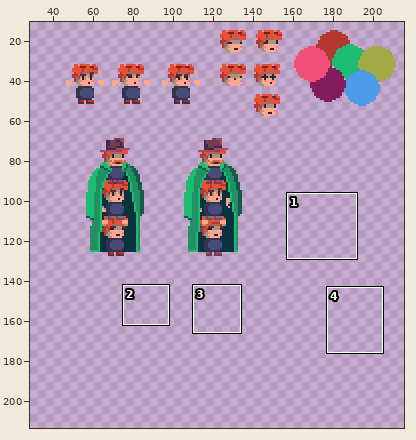
Pixel-art file: Assets/Sprites/Design Document.ase. Above, an overview of the earlier version with the close-up marked.
Close-up. Old version:
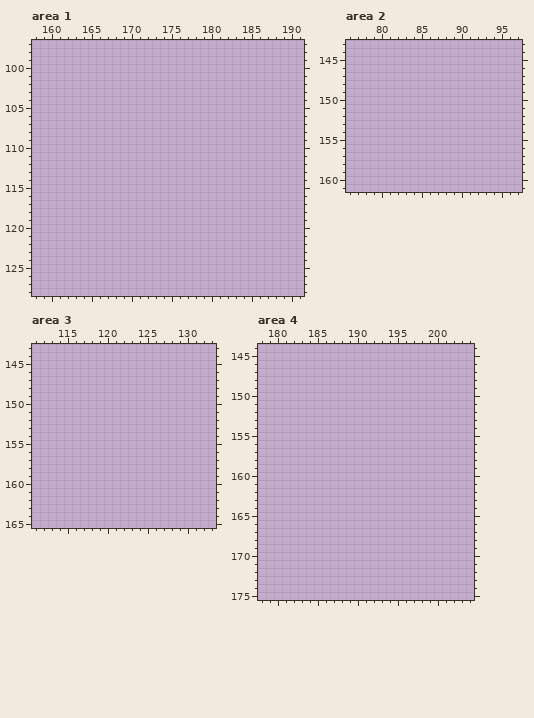
256x256 pixels, 1 frame. Shown: area 1: x 158..191, y 97..128; area 2: x 76..97, y 143..161; area 3: x 111..133, y 143..165; area 4: x 178..204, y 144..175. The wide view leaves out empty margins. The commit also changed other parts of the picture, which this record leaves out.
The result:
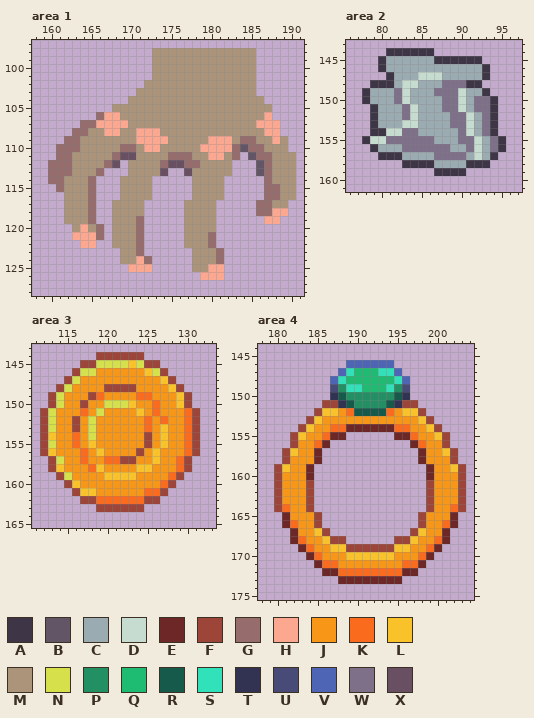
Palette (. is transparent): A #3e3546  B #625565  C #9babb2  D #c7dcd0  E #6e2727  F #9e4539  G #966c6c  H #fca790  J #f79617  K #fb6b1d  L #f9c22b  M #ab947a  N #d5e04b  P #239063  Q #1ebc73  R #165a4c  S #30e1b9  T #323353  U #484a77  V #4d65b4  W #7f708a  X #694f62
Difference:
Changed rows in their new state; - is an unchanged pixel.
Area 1, layer "back":
first column x 160:
 98 -------------MMMMMMMMMMMMM-----
 99 -------------MMMMMMMMMMMMM-----
100 -------------MMMMMMMMMMMMM-----
101 -------------MMMMMMMMMMMMM-----
102 ------------MMMMMMMMMMMMMM-----
103 -----------MMMMMMMMMMMMMMM-----
104 ----------MMMMMMMMMMMMMMMMM----
105 --------MMMMMMMMMMMMMMMMMMMM---
106 ------GHHMMMMMMMMMMMMMMMMMMH---
107 ----GGHHHHMMMMMMMMMMMMMMMMHHH--
108 ---GGMMHHMMHHHMMMMMMMMMMMMMHH--
109 --GGMMMMMMMHHHHMMMMMHHHMGGMMHM-
110 -GGGMMMMMGGMHHMMMMMHHHHGBGGMMM-
111 -GGMMMMMGXXMMMMGGGMMHHMG-BGGMMM
112 GGGMMMMGX-MMMMGXXGGMMMM---BGMMM
113 GGGMMMG---MMMMX--XMMMMM---BGMMM
114 GGMMMG---MMMM-----MMMM-----GMMM
115 -GMMMG---MMMM-----MMMM-----GGMM
116 --MMMG---MMMM-----MMMM-----GGMM
117 --MMMG--MMMM-----MMMM-----GGMM-
118 --MMMG--MMMM-----MMMM-----GGHH-
119 --MMMG--MMMG-----MMMM------HH--
120 ---MHMG-MMMG-----MMMM----------
121 ---HHHG-MMMG-----MMMG----------
122 ----HH--MMMG-----MMMG----------
123 ---------MMG------MMMG---------
124 ---------MMHG-----MMMG---------
125 ----------HHH-----MMHH---------
126 -------------------HHH---------
Area 2, layer "back":
first column x 78:
144 ---AAAAAA---------
145 --ACCCCCCAAAAAA---
146 --ACCCCCCCCCCCCA--
147 ---ACCCDDDCCCCCA--
148 -AAACDDCCCWWWAA---
149 ACCCWDCCCWWWDCCA--
150 ACCCWDCCCCWWDCWWA-
151 -ACCCWDCCCWWDCWWA-
152 -ACCCWDCCCCWWDCWA-
153 -ACCCDDCCCCWWDCWA-
154 -AADDWWCCCCCWDCWA-
155 ADDWWWWWWCCCWWDCWA
156 -ACCCWWWWWWCCWDCWA
157 --AAACCCCWWWWCDCA-
158 -----AAAACCCCAAA--
159 ---------AAAA-----
Area 3, layer "back":
first column x 112:
144 -------FFFFFF-------
145 -----FFNNNNLNFF-----
146 ----FNNJJJJJJLNF----
147 ---FNJJJJJJJJJJLF---
148 --FNJJJJFFFFJJJJLF--
149 -FNJJJFKJJJJKKJJJLF-
150 -FNJJFJJNNNLJJKJJLF-
151 FNJJJKJNJJJJLJKJJJKF
152 FNJJFJNJJJJJJKJKJJKF
153 FNJJFJNJJJJJJKJLJJKF
154 FLJJKJNJJJJJJFJLJJKF
155 FNJJKJLJJJJJJFJLJJKF
156 FLJJJKJLJJJJFJLJJJKF
157 -FNJJKJJKKFFJJLJJKF-
158 -FLJJJKLJJJJLLJJJKF-
159 --FNJJJJLLLLJJJJKF--
160 ---FLJJJJJJJJJJKF---
161 ----FLLJJJJJJKKF----
162 -----FFKKKKKKFF-----
163 -------FFFFFF-------
Area 4, layer "back":
first column x 180:
146 ---------VVVVVV---------
147 --------VSQQQSSV--------
148 -------VSQQQQQQSV-------
149 -------UPSSQQQSPU-------
150 -------TRPPPPPPRT-------
151 ------FFTRPPPPRTFF------
152 -----FLLJKRRRRKJLLF-----
153 ----FLJJJJJJJJJJJJLF----
154 ---FLJJKKEEEEEEKKJJLF---
155 --FLJJKEE------EEKJJLF--
156 --FJJKE----------EKJJF--
157 -FLJJE------------EJJLF-
158 -FJJJE------------EJJJF-
159 FLJJE--------------EJJLF
160 FJJJE--------------EJJJF
161 FJJJF--------------FJJJF
162 FJJJF--------------FJJJF
163 FJJJF--------------FJJJF
164 FKJJF--------------FJJKF
165 -EJJJF------------FJJJE-
166 -EKJJF------------FJJKE-
167 --EJJLF----------FLJJE--
168 --EKJJLFF------FFLJJKE--
169 ---EKJJLLFFFFFFLLJJKE---
170 ----EKJJJLLLLLLJJJKE----
171 -----EKKJJJJJJJJKKE-----
172 ------EEKKKKKKKKEE------
173 --------EEEEEEEE--------
Where, in picture pixels (left, top, right, bottom), the same in both close-ups:
added: (48, 48, 296, 280)
added: (362, 48, 506, 176)
added: (40, 352, 200, 512)
added: (274, 360, 466, 584)
